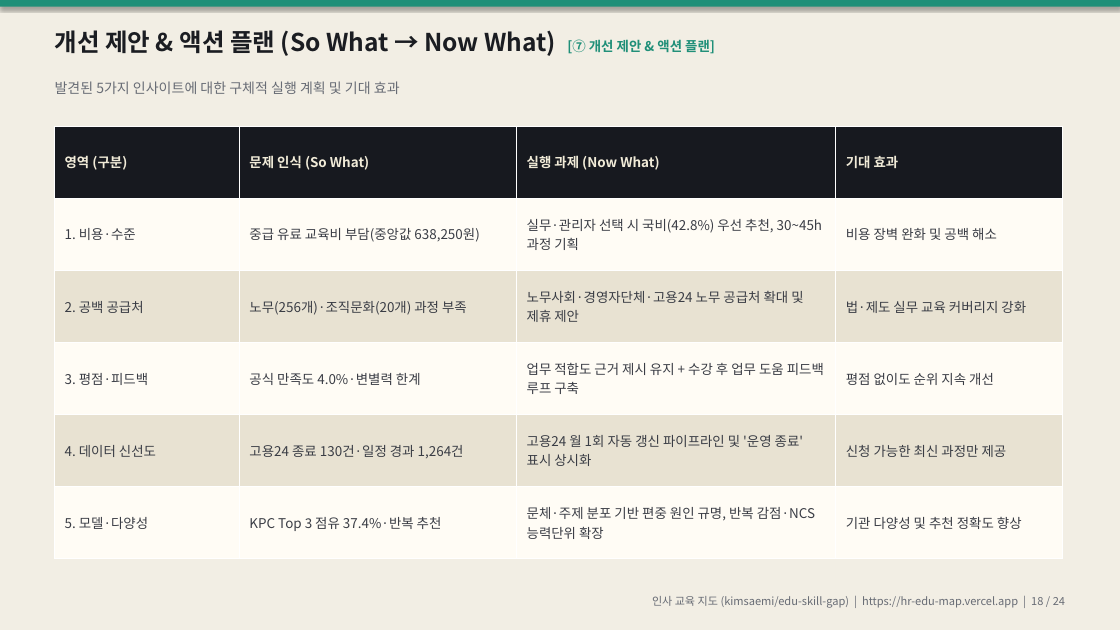
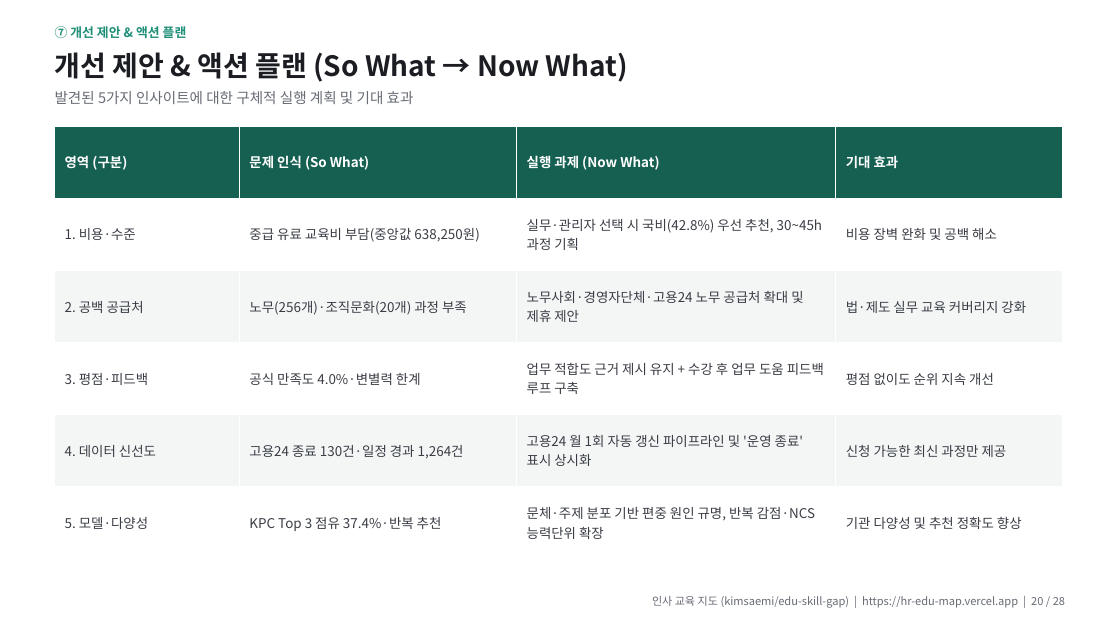
Before and after one commit to kimsaemi/edu-skill-gap, a slide deck: slide 20 of presentation/HR_교육지도_발표.pptx (slide 18 before the commit). Drawn at 1120x630 pixels with LibreOffice and Linux fonts; fonts in the diff are those of the drawing. Boxes give left, top, right and bottom in pixels: in the first picture for what was removed or moved away, otherwise in the second. Text is boxed around its words. In the diff, an @@ line names an element or a change of style, - is before the commit and + after.

```diff
--- a/presentation/HR_교육지도_발표.pptx
+++ b/presentation/HR_교육지도_발표.pptx
@@ rectangle at <box>0,0,1120,630</box>: fill #F2EEE4 to #FFFFFF @@
@@ rectangle removed at <box>0,0,1120,7</box> @@
@@ text added at <box>55,26,187,38</box>, 11 pt, text #1F8F78, bold @@
+⑦ 개선 제안 & 액션 플랜
@@ text at <box>55,52,628,82</box>: text changed; size 21 to 24 pt @@
-개선 제안 & 액션 플랜 (So What → Now What) [⑦ 개선 제안 & 액션 플랜]
+개선 제안 & 액션 플랜 (So What → Now What)
@@ text "발견된 5가지 인사이트에 대한 구체적 ...": place and size @@
-text "발견된 5가지 인사이트에 대한 구체적 ..." at <box>55,81,400,94</box>
+text "발견된 5가지 인사이트에 대한 구체적 ..." at <box>55,91,414,104</box>
@@ text "발견된 5가지 인사이트에 대한 구체적 ..." at <box>55,91,414,104</box>: size 12 to 12.5 pt @@
@@ table at <box>55,126,1063,559</box> @@
@@ fill #17191F to #166052 in row 1 @@
@@ fill #FFFCF5 to #FFFFFF in 12 cells @@
@@ fill #E8E2D2 to #F3F6F5 in 8 cells @@
@@ text colour #F1EBD8 to #FFFFFF in "영역 (구분)", "문제 인식 (So What)", "실행 과제 (Now What)", "기대 효과" @@
@@ text at <box>652,596,1065,608</box>: text changed @@
-인사 교육 지도 (kimsaemi/edu-skill-gap) | https://hr-edu-map.vercel.app | 18 / 24
+인사 교육 지도 (kimsaemi/edu-skill-gap) | https://hr-edu-map.vercel.app | 20 / 28
```
Also in this commit, not shown: 22 other slides changed, 4 slides added, 6 other files.
